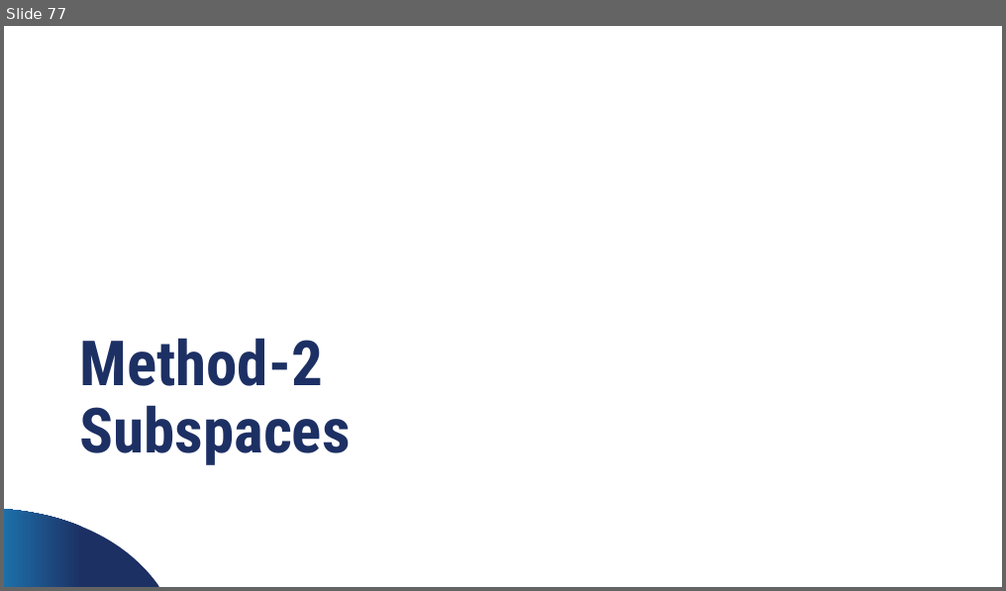
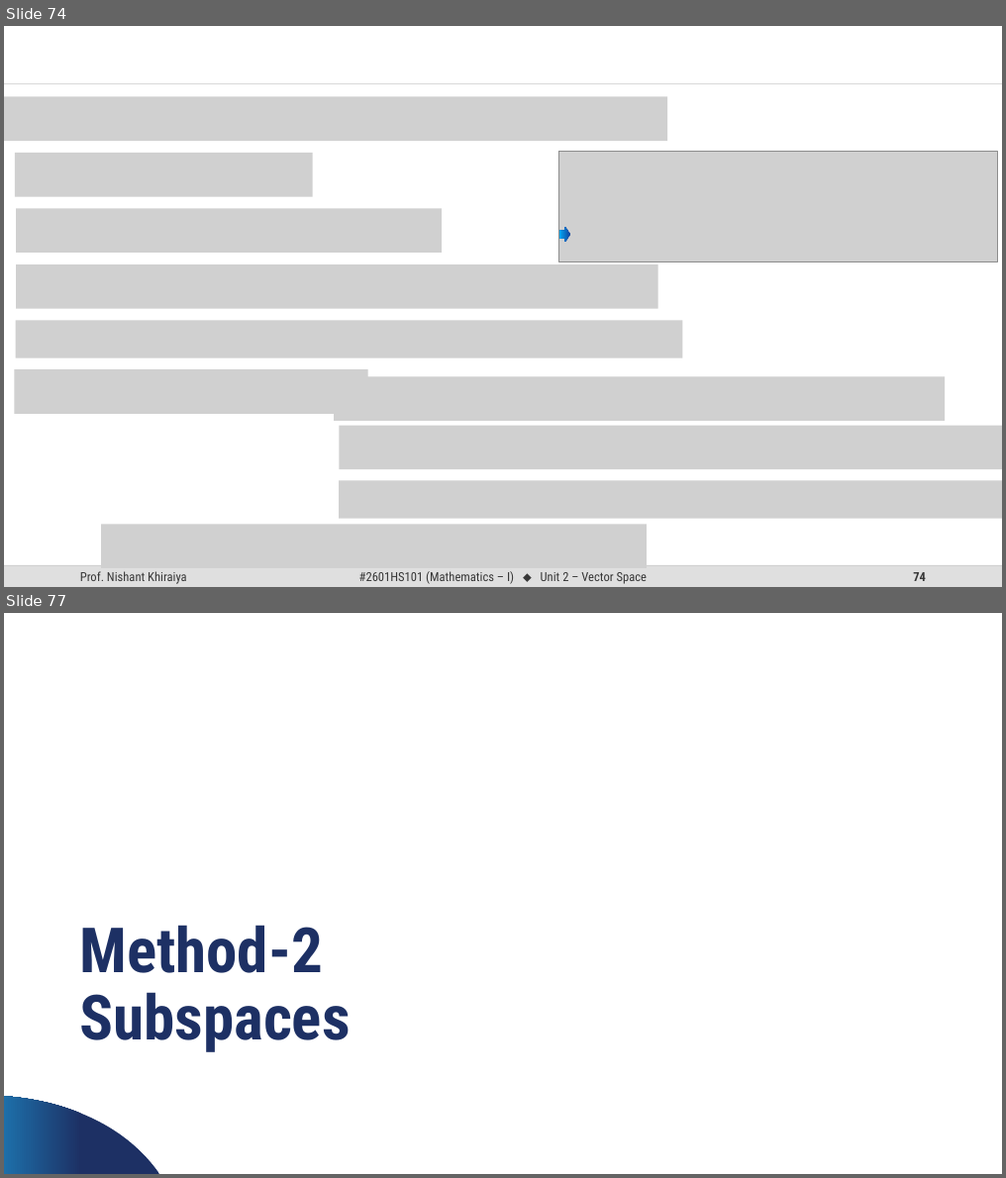
Before and after one commit to SiddharthTrivedi-2009/SEM-1, a slide deck: Material/MATHEMSTICS-1/Vector Space PPT.pptx. Shown one above the other, each under a label of ours: slide 77 before the commit, slides 74 and 77 after it; the slides between them are not shown. The pictures are 1006x591 and 1006x1178 pixels, drawn with LibreOffice and Linux fonts; fonts in the diff are those of the drawing; grey boxes stand for pictures; background and template pictures are left out. Boxes give left, top, right and bottom in pixels: in the first picture for what was removed or moved away, otherwise in the second. Text is boxed around its words. In the diff, an @@ line names an element or a change of style, - is before the commit and + after.

```diff
--- a/Material/MATHEMSTICS-1/Vector Space PPT.pptx
+++ b/Material/MATHEMSTICS-1/Vector Space PPT.pptx
@@ slide 74 added at [4,26,1002,587], background #FFFFFF @@
@@ line added from (4, 84) to (1002, 84), #D9D9D9 1 pt @@
@@ picture added at [4,97,668,141] @@
@@ rectangle added at [882,95,991,129], fill #FFFFFF at 60% opacity @@
@@ picture added at [15,153,313,196] @@
@@ picture added at [559,151,997,263] @@
@@ picture added at [16,209,442,253] @@
@@ right arrow added at [559,227,571,243], fill gradient #0E47A1 to #03A9F5 @@
@@ picture added at [16,265,658,309] @@
@@ picture added at [15,320,682,359] @@
@@ picture added at [15,370,368,414] @@
@@ picture added at [334,377,945,421] @@
@@ picture added at [340,426,1002,470] @@
@@ picture added at [339,481,1002,519] @@
@@ picture added at [101,525,648,569] @@
@@ rounded rectangle added at [4,567,1002,587], fill #DFDFDF @@
@@ line added from (4, 566) to (1002, 566), #BFBFBF 1 pt @@
@@ text added at [80,571,187,584], 12 pt, text #373737 @@
+Prof. Nishant Khiraiya
@@ text added at [359,571,647,584], 12 pt, text #373737 @@
+#2601HS101 (Mathematics – I) ⬥ Unit 2 – Vector Space
@@ page number added at [913,572,926,581], 12 pt, text #373737, bold @@
+74
```
Also in this commit, not shown: 87 slides changed, 4 other slides added, 5 slides removed, 34 other files.
